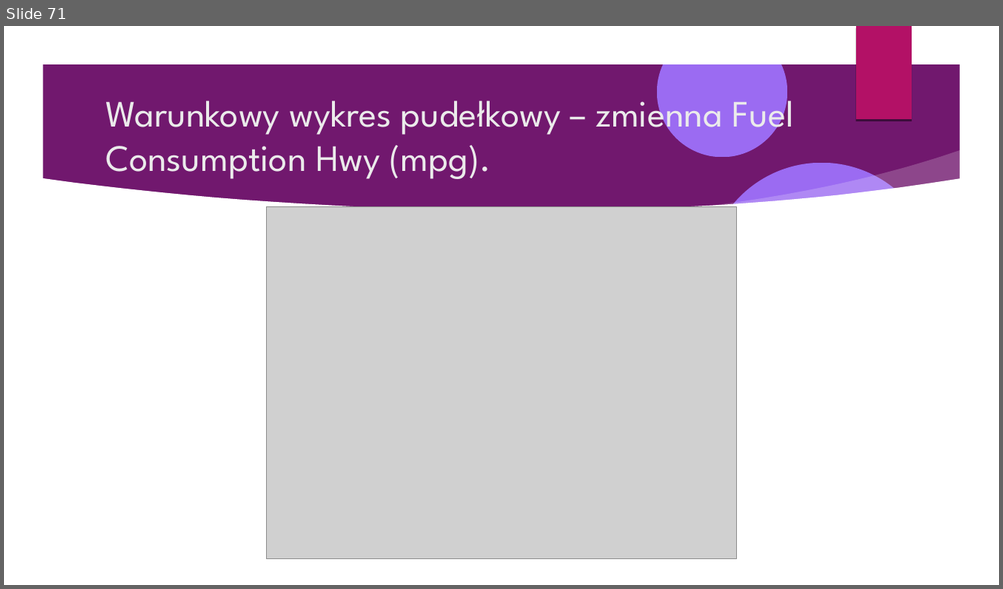
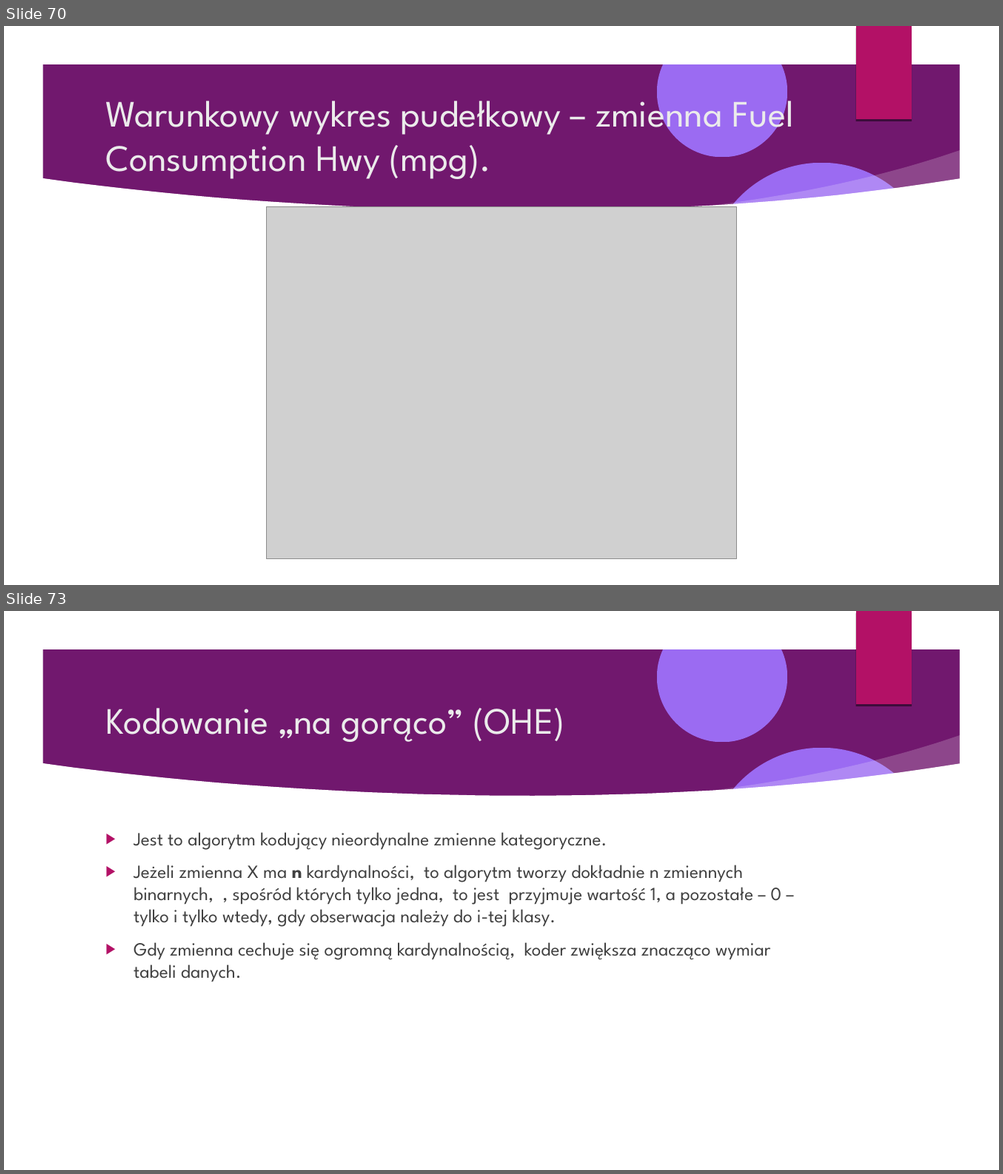
Before and after one commit to Pawel-Tomasz-Nowak/Scientific-collaboration, a slide deck: EmissionAnalysis/Prezentacja projektu.odp. Shown one above the other, each under a label of ours: slide 71 before the commit, slides 70 and 73 after it; the slides between them are not shown. The pictures are 1003x589 and 1003x1174 pixels, drawn with LibreOffice and Linux fonts; fonts in the diff are those of the drawing; grey boxes stand for pictures; background and template pictures are left out. Boxes give left, top, right and bottom in pixels: in the first picture for what was removed or moved away, otherwise in the second. Text is boxed around its words. In the diff, an @@ line names an element or a change of style, - is before the commit and + after.

```diff
--- a/EmissionAnalysis/Prezentacja projektu.odp
+++ b/EmissionAnalysis/Prezentacja projektu.odp
@@ slide 73 added at <box>4,611,999,1170</box>, background picture (left out); not listed: 9 template elements that a slide beside it also shows @@
@@ title added at <box>105,708,564,742</box>, 36 pt, text #EBEBEB @@
+Kodowanie „na gorąco” (OHE)
@@ text added at <box>134,832,782,982</box>, 18 pt, text #404040 @@
+▶ Jest to algorytm kodujący nieordynalne zmienne kategoryczne.
+▶ Jeżeli zmienna X ma n kardynalności, to algorytm tworzy dokładnie n zmiennych binarnych, , spośród których tylko jedna, to jest przyjmuje wartość 1, a pozostałe – 0 – tylko i tylko wtedy, gdy obserwacja należy do i-tej klasy.
+▶ Gdy zmienna cechuje się ogromną kardynalnością, koder zwiększa znacząco wymiar tabeli danych.
@@ what was slide 71 is now slide 70 @@
```
Also in this commit, not shown: 4 slides changed, 3 other slides added, 1 slide removed, 3 other files.
